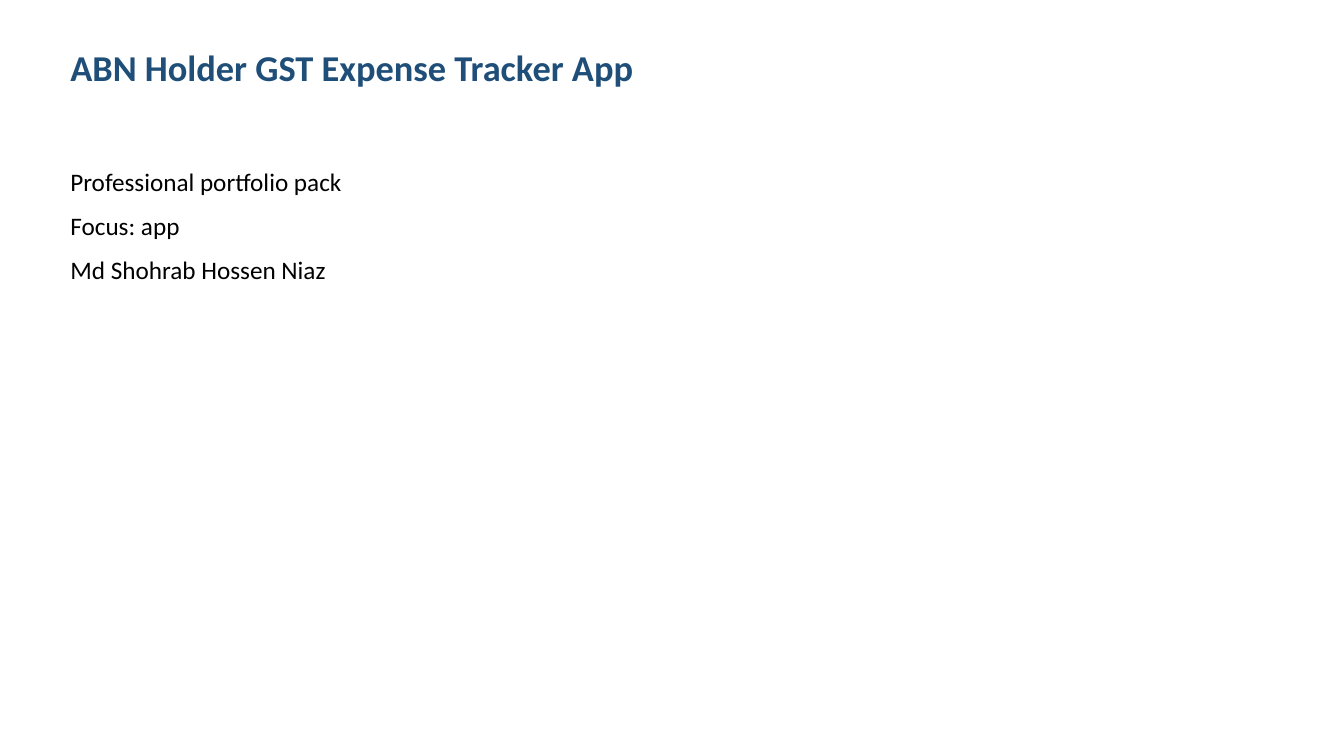
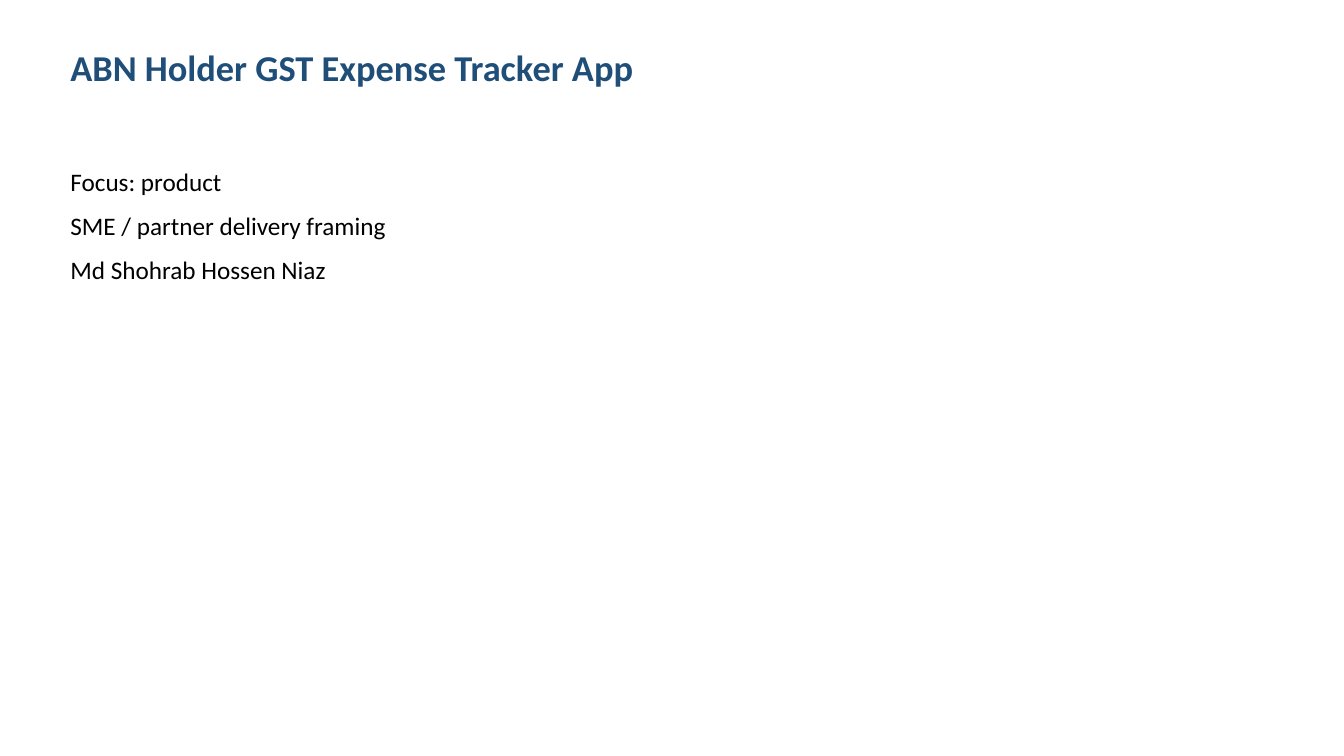
Before and after one commit to shohrabniaz/abn-holder-gst-expense-tracker-app, a slide deck: slide 1 of Final_Submission/02_Presentation.pptx. Drawn at 1344x756 pixels with LibreOffice and Linux fonts; fonts in the diff are those of the drawing. Boxes give left, top, right and bottom in pixels: in the first picture for what was removed or moved away, otherwise in the second. Text is boxed around its words. In the diff, an @@ line names an element or a change of style, - is before the commit and + after.

Commit message:
Polish portfolio pack for professional showcase readiness.

```diff
--- a/Final_Submission/02_Presentation.pptx
+++ b/Final_Submission/02_Presentation.pptx
@@ text at [70,173,385,240]: text changed @@
-Professional portfolio pack
-Focus: app
+Focus: product
+SME / partner delivery framing
```
Also in this commit, not shown: 2 other slides changed, 1 slide added, 1 slide removed, 12 other files.
